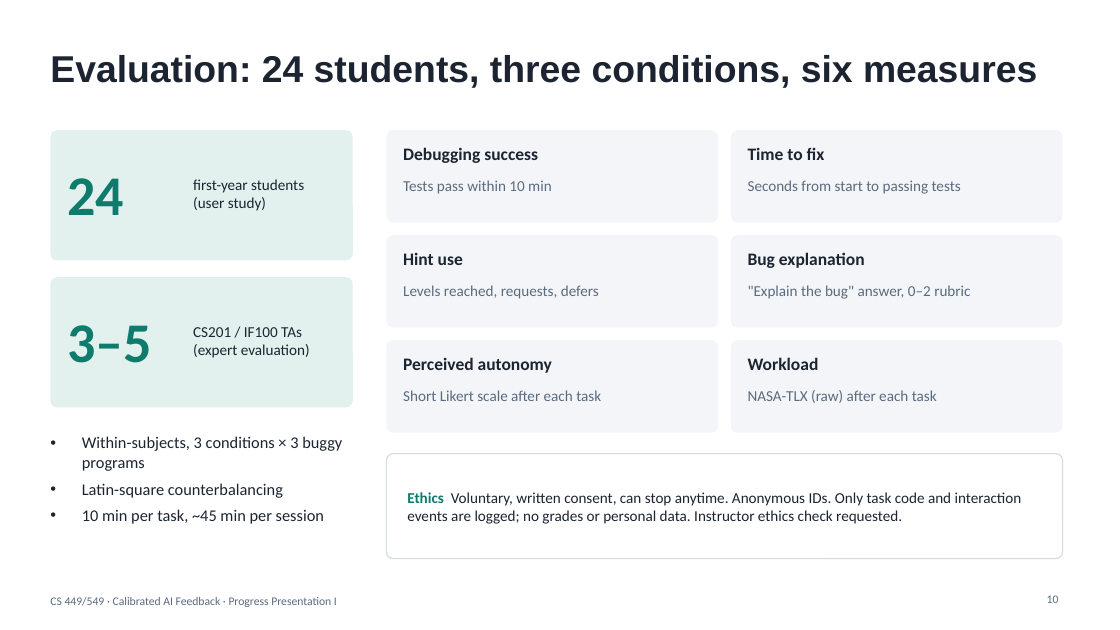
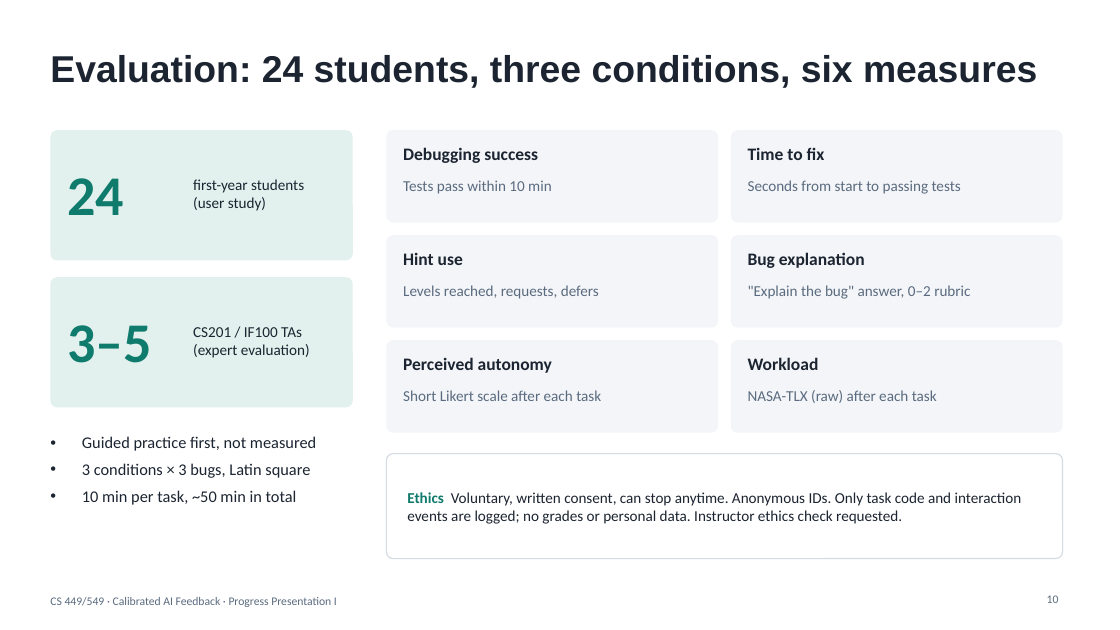
Before and after one commit to EmirC356/CS449-Project, a slide deck: slide 10 of docs/PP1_Calibrated_AI_Feedback.pptx. Drawn at 1120x630 pixels with LibreOffice and Linux fonts; fonts in the diff are those of the drawing. Boxes give left, top, right and bottom in pixels: in the first picture for what was removed or moved away, otherwise in the second. Text is boxed around its words. In the diff, an @@ line names an element or a change of style, - is before the commit and + after.

```diff
--- a/docs/PP1_Calibrated_AI_Feedback.pptx
+++ b/docs/PP1_Calibrated_AI_Feedback.pptx
@@ text at box(82, 436, 316, 505): text changed @@
-• Within-subjects, 3 conditions × 3 buggy programs
-• Latin-square counterbalancing
-• 10 min per task, ~45 min per session
+• Guided practice first, not measured
+• 3 conditions × 3 bugs, Latin square
+• 10 min per task, ~50 min in total
```
Also in this commit, not shown: 5 other slides changed.
